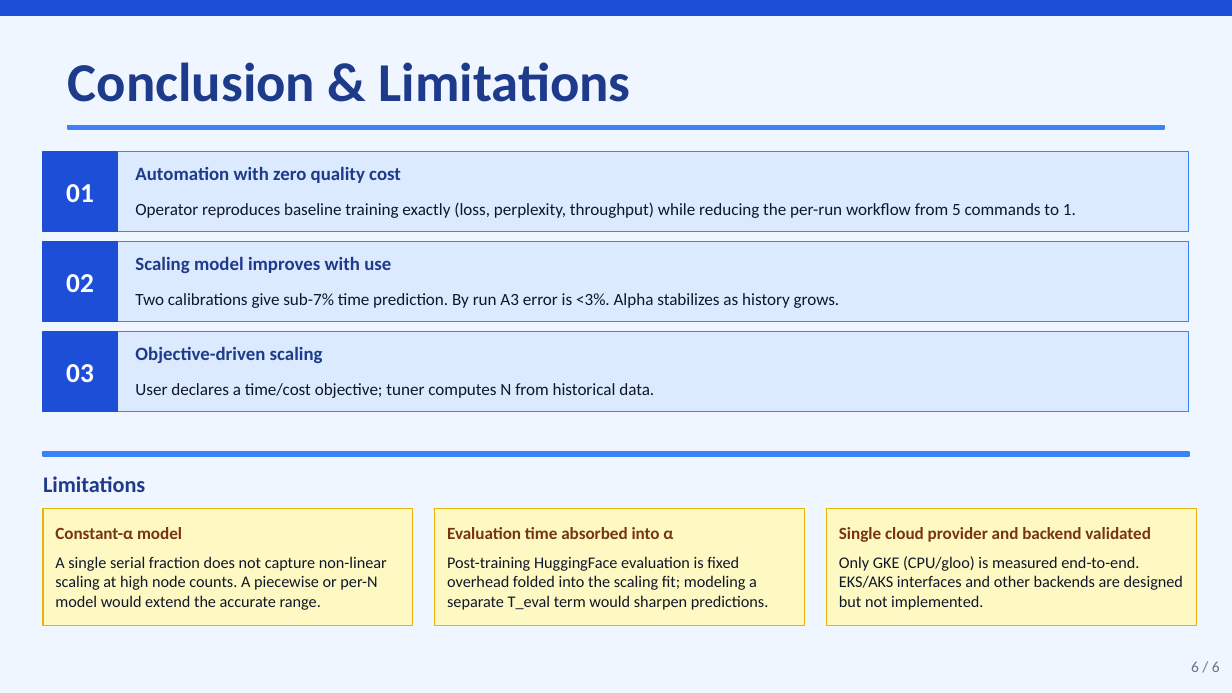
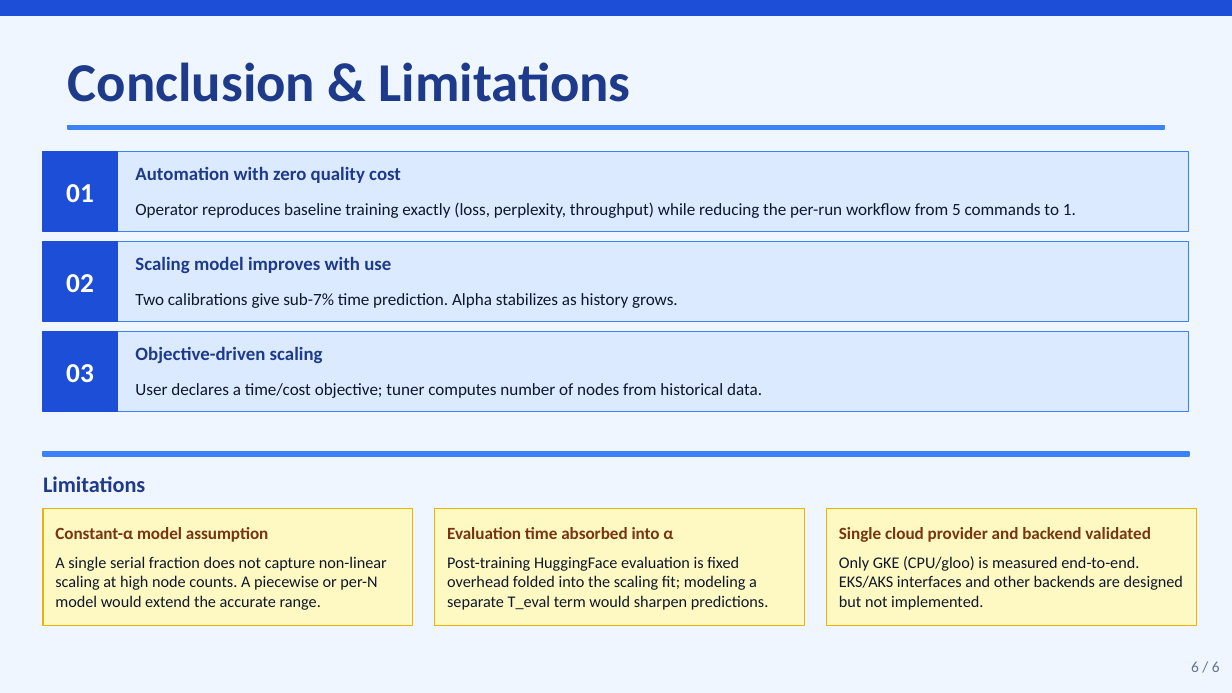
Before and after one commit to JonMukaj/praktikum2, a slide deck: slide 7 of presentation/final-finished.pptx. Drawn at 1232x693 pixels with LibreOffice and Linux fonts; fonts in the diff are those of the drawing. Boxes give left, top, right and bottom in pixels: in the first picture for what was removed or moved away, otherwise in the second. Text is boxed around its words. In the diff, an @@ line names an element or a change of style, - is before the commit and + after.

```diff
--- a/presentation/final-finished.pptx
+++ b/presentation/final-finished.pptx
@@ text at <box>135,293,678,308</box>: text changed @@
-Two calibrations give sub-7% time prediction. By run A3 error is <3%. Alpha stabilizes as history grows.
+Two calibrations give sub-7% time prediction. Alpha stabilizes as history grows.
@@ text at <box>135,383,762,398</box>: text changed @@
-User declares a time/cost objective; tuner computes N from historical data.
+User declares a time/cost objective; tuner computes number of nodes from historical data.
@@ text at <box>55,527,268,542</box>: text changed @@
-Constant-α model
+Constant-α model assumption
```
Also in this commit, not shown: 2 other slides changed, 2 slides added.
